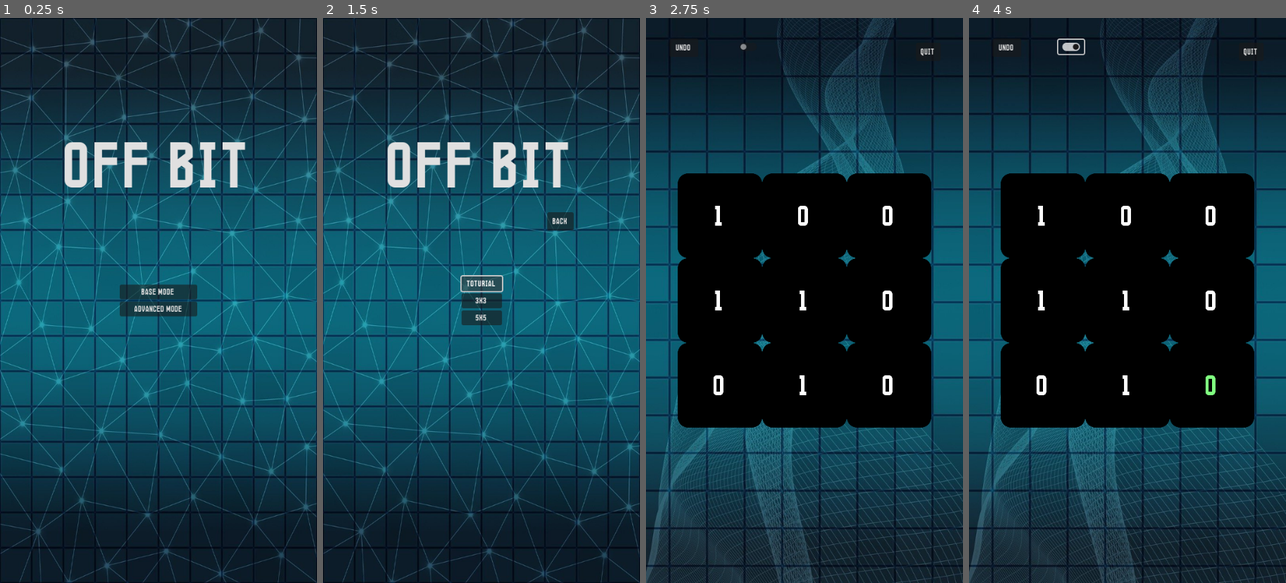
Above: before the commit, frames 1-4 (left to right).
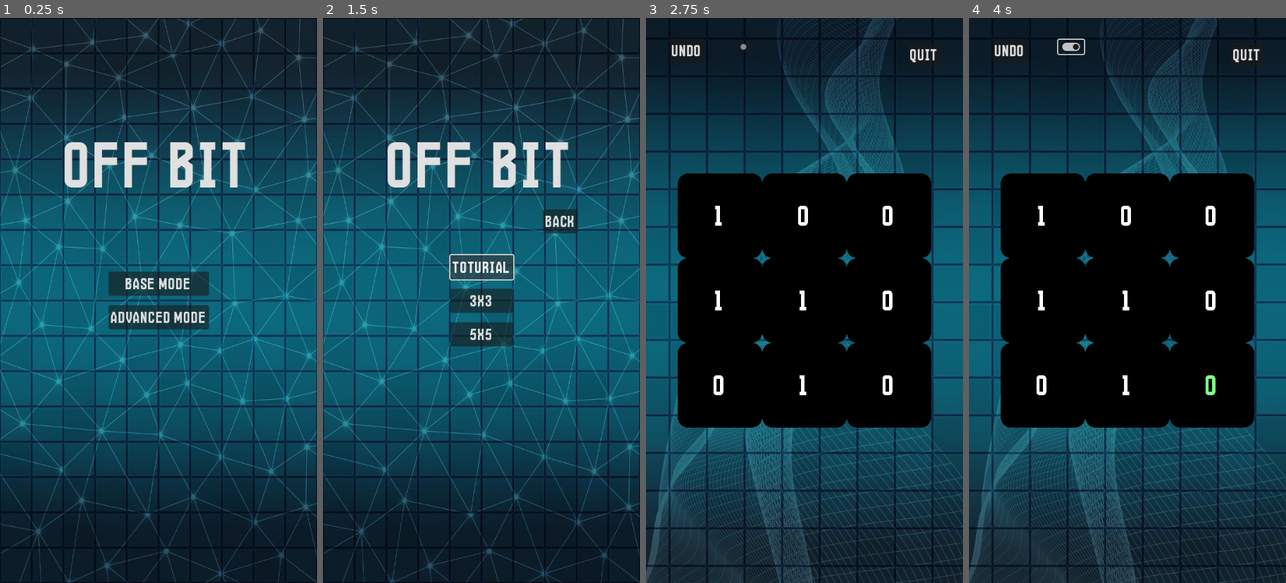
Above: after the commit, the same moments.

Repository: SytonK/off-bit
Game: Godot game, scene res://scenes/UI/menus/main menu/main_menu.tscn
The game is run twice, just before and just after one commit, with the same random seed, the same clock (stepped at 60 frames per second) and the same inputs.
Inputs (mouse positions are in pixels of both pictures, inside the frame that each line leads up to):
- Up to frame 1 (0.25 s): no input
- Up to frame 2 (1.5 s): click "Base mode" at 0.5 s; click "Toturial" at 1.25 s
- Up to frame 3 (2.75 s): click "3x3" at 2 s
- Up to frame 4 (4 s): click "undo" at 2.75 s; click (1070, 46) at 3.5 s

The runs differ from the first frame. In frame 1, 2.5% of the frame differs, in the area x 34-66%, y 44-56%; in frame 2, 3.0%, in the area x 39-81%, y 33-59%; in frame 3, 0.3%; in frame 4, 0.3%.

Commit message:
theme/base buttons

Diff:
--- a/project.godot
+++ b/project.godot
@@ -42,6 +42,7 @@
 
 [gui]
 
+theme/custom="uid://dyvhbl034m1m8"
 theme/custom_font="uid://dqhxmrq0qx5k3"
 
 [input]
--- a/scenes/UI/components/int selector/int_selector.tscn
+++ b/scenes/UI/components/int selector/int_selector.tscn
@@ -3,8 +3,8 @@
 [ext_resource type="Script" uid="uid://cf0aqcy3npt6s" path="res://scripts/UI/components/IntSelector/int_selector.gd" id="1_uqqtf"]
 
 [node name="IntSelector" type="HBoxContainer"]
-offset_right = 40.0
-offset_bottom = 40.0
+offset_right = 99.0
+offset_bottom = 52.0
 script = ExtResource("1_uqqtf")
 
 [node name="ReduceButton" type="Button" parent="."]
@@ -12,7 +12,9 @@
 text = "V"
 
 [node name="IntInput" type="LineEdit" parent="."]
+custom_minimum_size = Vector2(75, 0)
 layout_mode = 2
+theme_override_font_sizes/font_size = 32
 alignment = 1
 
 [node name="IncreaseButton" type="Button" parent="."]
--- a/scenes/UI/menus/advanced mode menu/advanced_mode_menu.tscn
+++ b/scenes/UI/menus/advanced mode menu/advanced_mode_menu.tscn
@@ -10,44 +10,44 @@
 anchor_top = 0.5
 anchor_right = 0.5
 anchor_bottom = 0.5
-offset_left = -55.5
-offset_top = -85.5
-offset_right = 55.5
-offset_bottom = 85.5
+offset_left = -67.0
+offset_top = -151.0
+offset_right = 67.0
+offset_bottom = 151.0
 grow_horizontal = 2
 grow_vertical = 2
 script = ExtResource("1_8xj46")
 
 [node name="ToturialButton" type="Button" parent="."]
 layout_mode = 2
-offset_right = 111.0
-offset_bottom = 31.0
+offset_right = 134.0
+offset_bottom = 41.0
 text = "Toturial"
 
 [node name="WidthSelector" parent="." instance=ExtResource("1_cs7l3")]
 layout_mode = 2
-offset_top = 35.0
-offset_right = 111.0
-offset_bottom = 66.0
+offset_top = 57.0
+offset_right = 134.0
+offset_bottom = 109.0
 
 [node name="HeightSelector" parent="." instance=ExtResource("1_cs7l3")]
 layout_mode = 2
-offset_top = 70.0
-offset_right = 111.0
-offset_bottom = 101.0
+offset_top = 125.0
+offset_right = 134.0
+offset_bottom = 177.0
 
 [node name="ModuloSelector" parent="." instance=ExtResource("1_cs7l3")]
 layout_mode = 2
-offset_top = 105.0
-offset_right = 111.0
-offset_bottom = 136.0
+offset_top = 193.0
+offset_right = 134.0
+offset_bottom = 245.0
 min_value = 2
 
 [node name="StartButton" type="Button" parent="."]
 layout_mode = 2
-offset_top = 140.0
-offset_right = 111.0
-offset_bottom = 171.0
+offset_top = 261.0
+offset_right = 134.0
+offset_bottom = 302.0
 text = "Start"
 
 [connection signal="pressed" from="StartButton" to="." method="_on_start_button_pressed"]
--- a/scenes/UI/menus/main menu/main_menu.tscn
+++ b/scenes/UI/menus/main menu/main_menu.tscn
@@ -77,6 +77,8 @@
 [node name="AdvancedModeMenu" parent="MenuSwapper" instance=ExtResource("3_x7x50")]
 visible = false
 layout_mode = 1
+offset_top = -105.0
+offset_bottom = 197.0
 
 [node name="BackButton" type="Button" parent="."]
 visible = false
--- /dev/null
+++ b/theme/default_theme.tres
@@ -0,0 +1,5 @@
+[gd_resource type="Theme" format=3 uid="uid://dyvhbl034m1m8"]
+
+[resource]
+Button/font_sizes/font_size = 32
+VBoxContainer/constants/separation = 16
